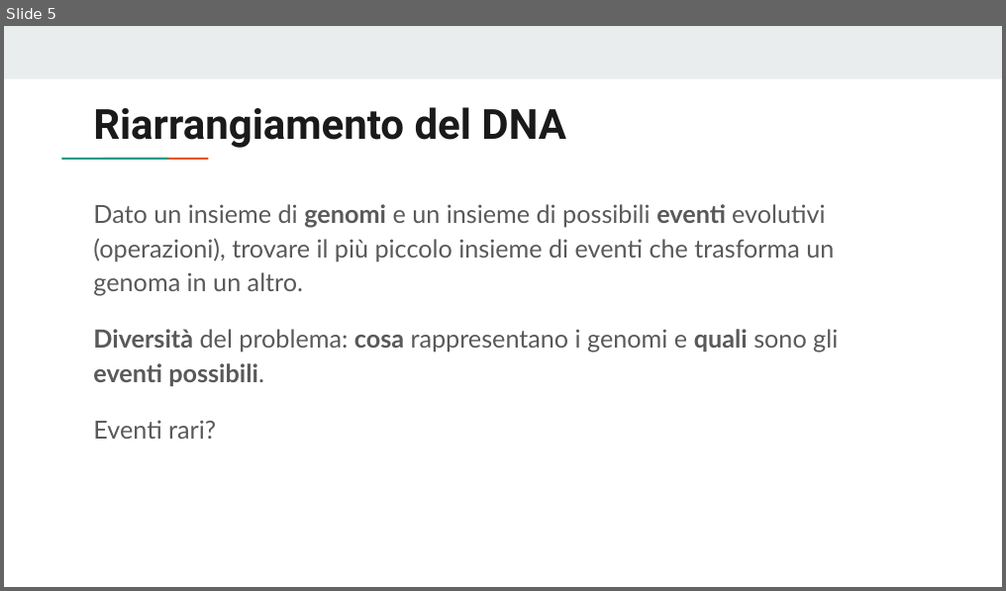
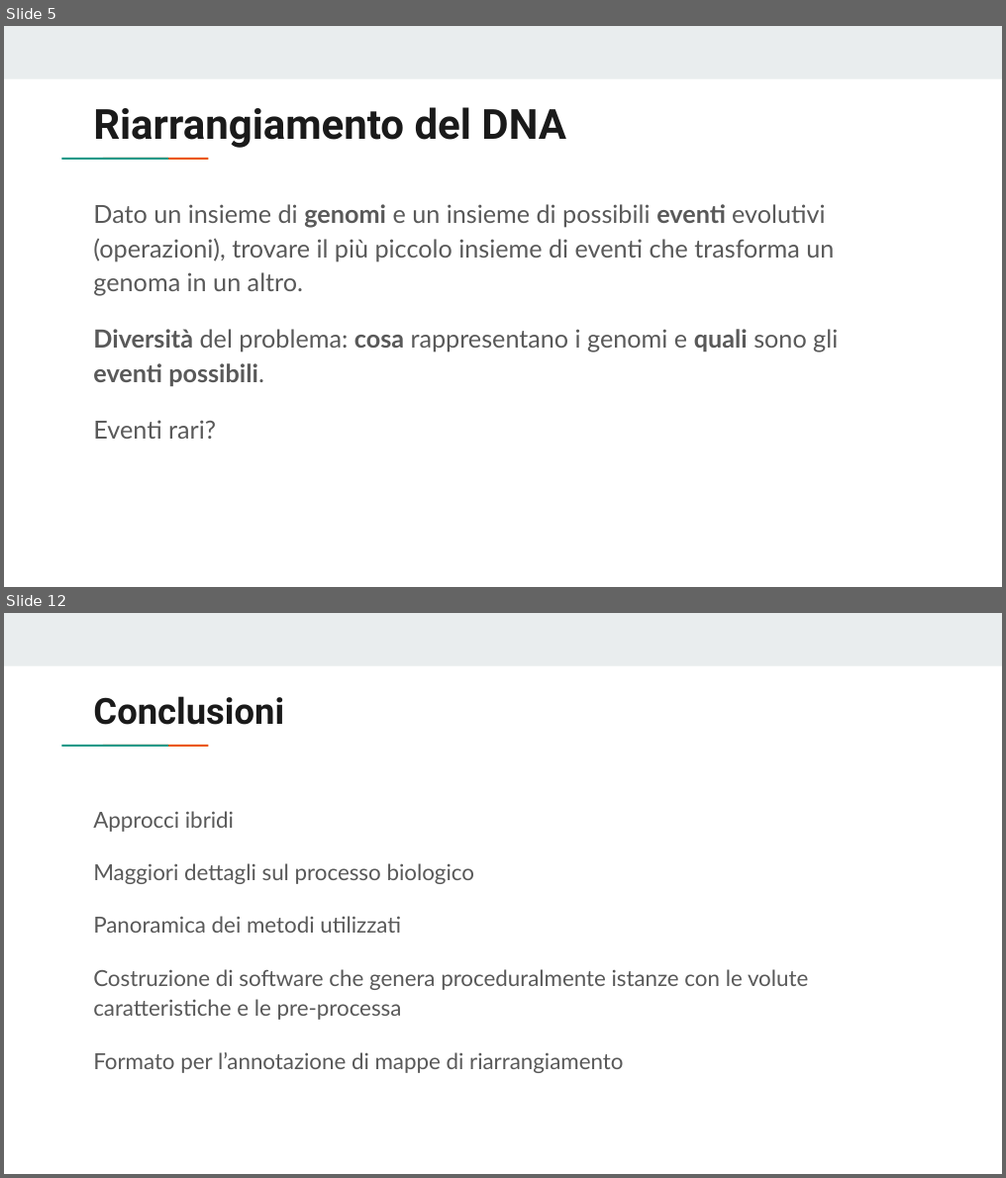
Before and after one commit to avivace/dna-recombination, a slide deck: thesis/slides/slides.pptx. Shown one above the other, each under a label of ours: slide 5 before the commit, slides 5 and 12 after it; the slides between them are not shown. The pictures are 1006x591 and 1006x1178 pixels, drawn with LibreOffice and Linux fonts; fonts in the diff are those of the drawing. Boxes give left, top, right and bottom in pixels: in the first picture for what was removed or moved away, otherwise in the second. Text is boxed around its words. In the diff, an @@ line names an element or a change of style, - is before the commit and + after.

```diff
--- a/thesis/slides/slides.pptx
+++ b/thesis/slides/slides.pptx
@@ slide 12 added at <box>4,613,1002,1174</box>, background #FFFFFF; not listed: 3 template elements that a slide beside it also shows @@
@@ title added at <box>93,696,284,725</box>, 26 pt, text #1A1A1A, bold @@
+Conclusioni
@@ text added at <box>93,811,808,1073</box>, 16 pt, text #595959 @@
+Approcci ibridi
+Maggiori dettagli sul processo biologico
+Panoramica dei metodi utilizzati
+Costruzione di software che genera proceduralmente istanze con le volute caratteristiche e le pre-processa
+Formato per l’annotazione di mappe di riarrangiamento
```
Also in this commit, not shown: 4 slides changed, 3 other slides added, 3 slides removed, 1 other file.
